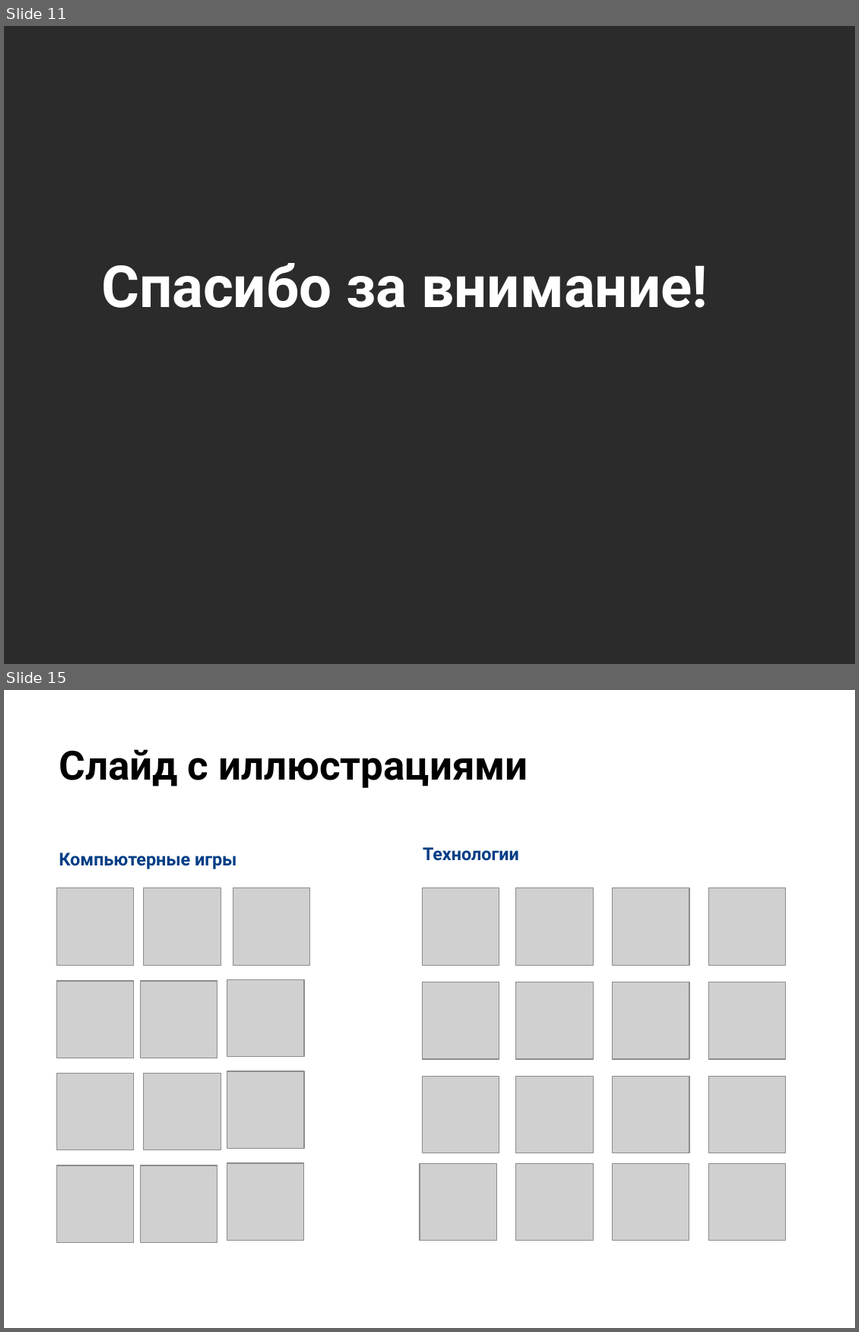
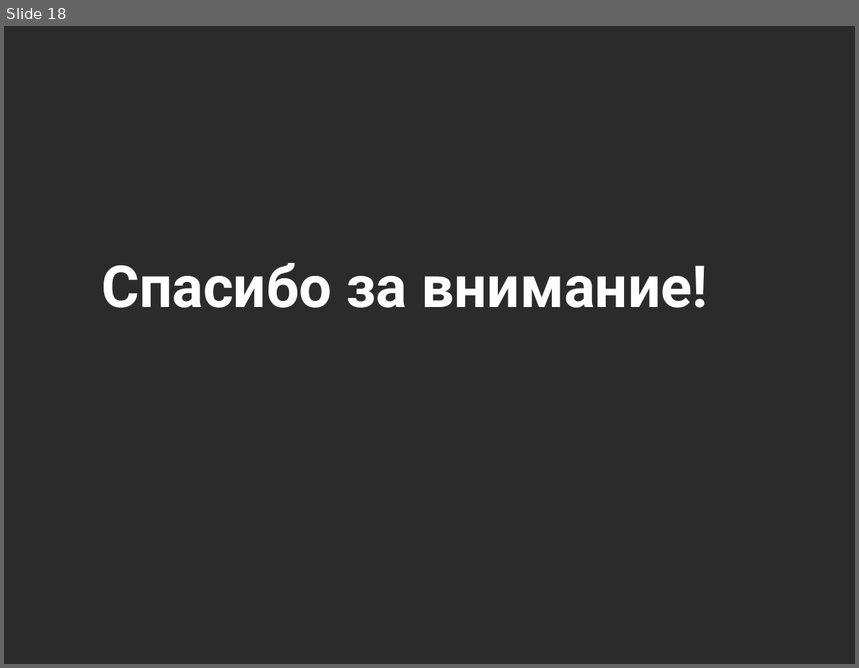
Before and after one commit to christina-gorina/microservices-otus-study, a slide deck: final/marketplace-orders/files/presentation/Презентация.pptx. Shown one above the other, each under a label of ours: slides 11 and 15 before the commit, slide 18 after it; the slides between them are not shown. The pictures are 859x1332 and 859x668 pixels, drawn with LibreOffice and Linux fonts; fonts in the diff are those of the drawing; grey boxes stand for pictures; background and template pictures are left out; a plain dark background stands for a picture behind light text. Boxes give left, top, right and bottom in pixels: in the first picture for what was removed or moved away, otherwise in the second. Text is boxed around its words. In the diff, an @@ line names an element or a change of style, - is before the commit and + after.

```diff
--- a/final/marketplace-orders/files/presentation/Презентация.pptx
+++ b/final/marketplace-orders/files/presentation/Презентация.pptx
@@ slide 15 removed at [4,690,855,1328], background picture (left out) @@
@@ title removed at [59,749,528,788] @@
-Слайд с иллюстрациями
@@ subtitle removed at [423,847,519,861] @@
-Технологии
@@ subtitle removed at [59,853,237,869] @@
-Компьютерные игры
@@ picture removed at [56,888,134,966] @@
@@ picture removed at [144,888,221,966] @@
@@ picture removed at [233,888,310,966] @@
@@ picture removed at [422,888,500,966] @@
@@ picture removed at [516,888,594,966] @@
@@ picture removed at [613,888,690,966] @@
@@ picture removed at [709,888,786,966] @@
@@ picture removed at [56,981,134,1059] @@
@@ picture removed at [140,981,218,1059] @@
@@ picture removed at [227,980,304,1057] @@
@@ picture removed at [422,982,500,1059] @@
@@ picture removed at [516,982,594,1059] @@
@@ picture removed at [613,982,690,1059] @@
@@ picture removed at [709,982,786,1059] @@
@@ picture removed at [56,1073,134,1151] @@
@@ picture removed at [144,1073,221,1151] @@
@@ picture removed at [227,1072,304,1149] @@
@@ picture removed at [422,1076,500,1154] @@
@@ picture removed at [516,1076,594,1154] @@
@@ picture removed at [613,1076,690,1154] @@
@@ picture removed at [709,1076,786,1154] @@
@@ picture removed at [56,1166,134,1243] @@
@@ picture removed at [140,1166,218,1243] @@
@@ picture removed at [227,1163,304,1241] @@
@@ picture removed at [420,1163,496,1241] @@
@@ picture removed at [516,1163,594,1241] @@
@@ picture removed at [613,1163,690,1241] @@
@@ picture removed at [709,1163,786,1241] @@
@@ what was slide 11 is now slide 18 @@
```
Also in this commit, not shown: 3 slides changed, 9 slides added, 9 other slides removed, 2 other files.
